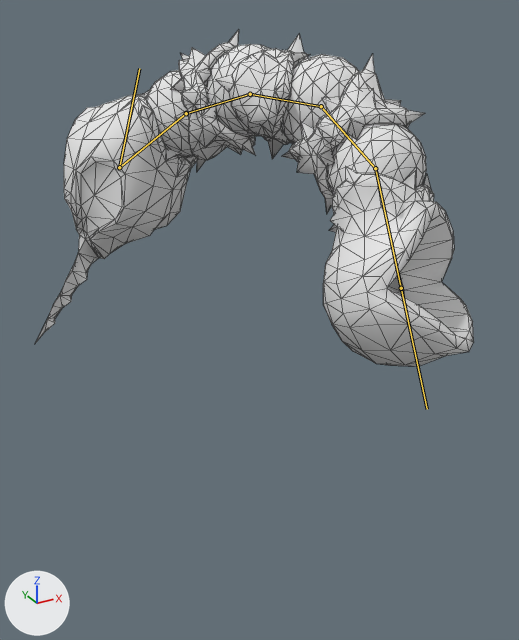
An edit to the glTF model Project/area/1 sand oasis/boss/data/model/Tail.gltf, drawn before and after from the same camera.
One viewpoint serves both versions: a camera (50 mm lens) standing at (-7.29, -8.47, 4.23) and looking at (-1.13, 2.74, -1.37). Every picture has the same lights, and +X, +Y and +Z are marked at lower left. Both versions are drawn at frame 35 of the action 'l-attack-in-light'; the numbers are the values there. The bones that bend it are drawn over the model as lines. Mesh edges are drawn as thin lines.

Objects in the first picture: 'TailMesh'.
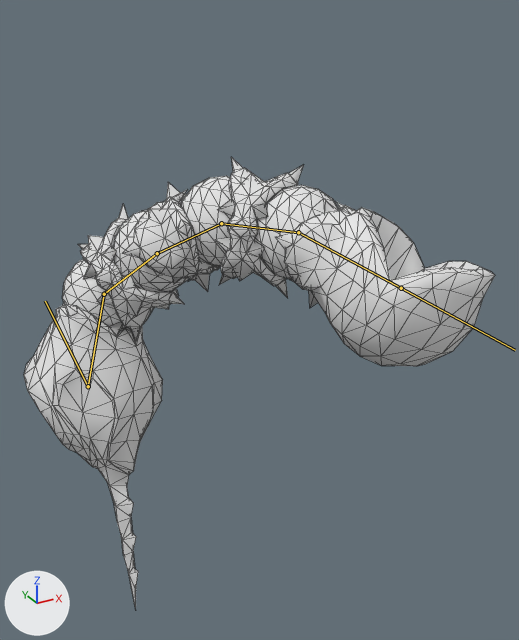
Changed parts and their boxes (x1, y1, x2, y2) in the pictures (519 x 640 px):
'TailMesh', posed (8% wider, 34% taller)
    before: (36, 29, 474, 367)
    after: (24, 157, 495, 609)
bone 'tail_01', root to tip
    before: (401, 288) to (375, 168)
    after: (401, 288) to (298, 232)
bone 'tail_02', root to tip
    before: (375, 168) to (321, 106)
    after: (298, 232) to (221, 223)
bone 'tail_03', root to tip
    before: (321, 106) to (250, 94)
    after: (221, 223) to (157, 253)
bone 'tail_04', root to tip
    before: (250, 94) to (186, 113)
    after: (157, 253) to (104, 294)
bone 'tail_05', root to tip
    before: (186, 113) to (119, 167)
    after: (104, 294) to (88, 386)

Diff of the bpy script that builds the scene:
```diff
--- a/Project/area/1 sand oasis/boss/data/model/Tail.gltf.py
+++ b/Project/area/1 sand oasis/boss/data/model/Tail.gltf.py
@@ bone_tail_01 @@
 bone_tail_01 = bpy.data.objects['TailRoot'].pose.bones['tail_01']
-bone_tail_01.rotation_quaternion = (0.825, 0.5, 0.229, 0.122)  # degrees (66, 15, 26)
+bone_tail_01.rotation_quaternion = (0.938, 0.124, 0.16, 0.278)  # degrees (19, 13, 35)
@@ bone_tail_02 @@
 bone_tail_02 = bpy.data.objects['TailRoot'].pose.bones['tail_02']  # child of 'tail_01'
-bone_tail_02.rotation_quaternion = (0.971, -0.237, 0.0, 0.0)  # degrees (-27, 0, 0)
+bone_tail_02.rotation_quaternion = (0.986, -0.164, 0.0, 0.0)  # degrees (-19, 0, 0)
@@ bone_tail_03 @@
 bone_tail_03 = bpy.data.objects['TailRoot'].pose.bones['tail_03']  # child of 'tail_02'
-bone_tail_03.rotation_quaternion = (0.956, -0.292, 0.0, 0.0)  # degrees (-34, 0, 0)
+bone_tail_03.rotation_quaternion = (0.968, -0.249, 0.0, 0.0)  # degrees (-29, 0, 0)
@@ bone_tail_04 @@
 bone_tail_04 = bpy.data.objects['TailRoot'].pose.bones['tail_04']  # child of 'tail_03'
-bone_tail_04.rotation_quaternion = (0.978, -0.207, 0.0, 0.0)  # degrees (-24, 0, 0)
+bone_tail_04.rotation_quaternion = (0.993, -0.118, 0.0, 0.0)  # degrees (-14, 0, 0)
@@ bone_tail_05 @@
 bone_tail_05 = bpy.data.objects['TailRoot'].pose.bones['tail_05']  # child of 'tail_04'
-bone_tail_05.rotation_quaternion = (0.987, -0.158, 0.0, 0.0)  # degrees (-18, 0, 0)
+bone_tail_05.rotation_quaternion = (0.938, -0.345, 0.0, 0.0)  # degrees (-40, 0, 0)
```
